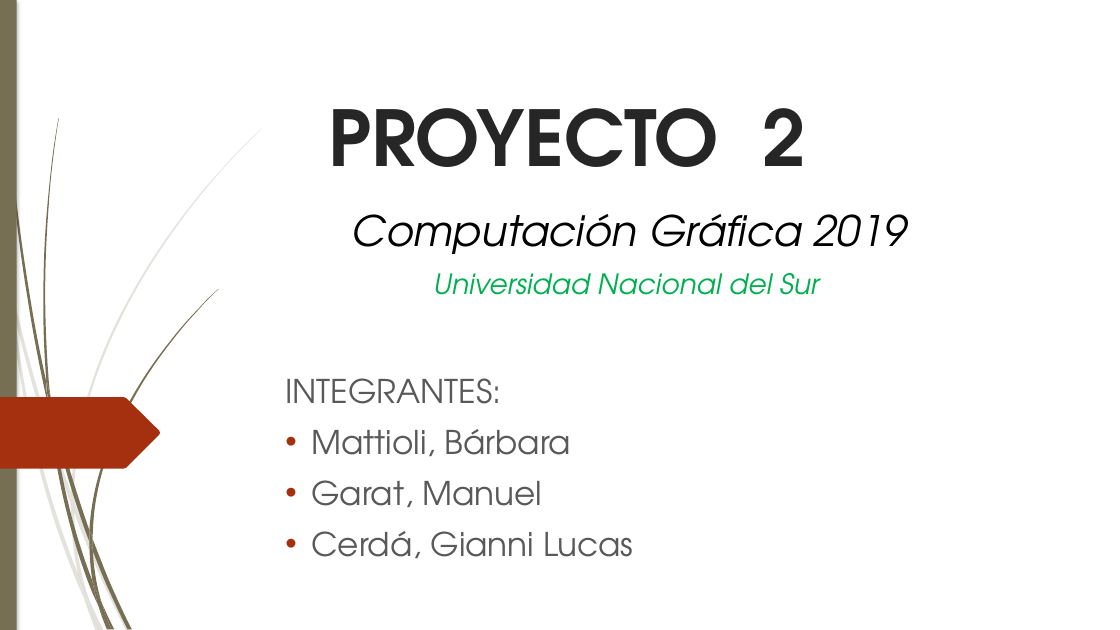
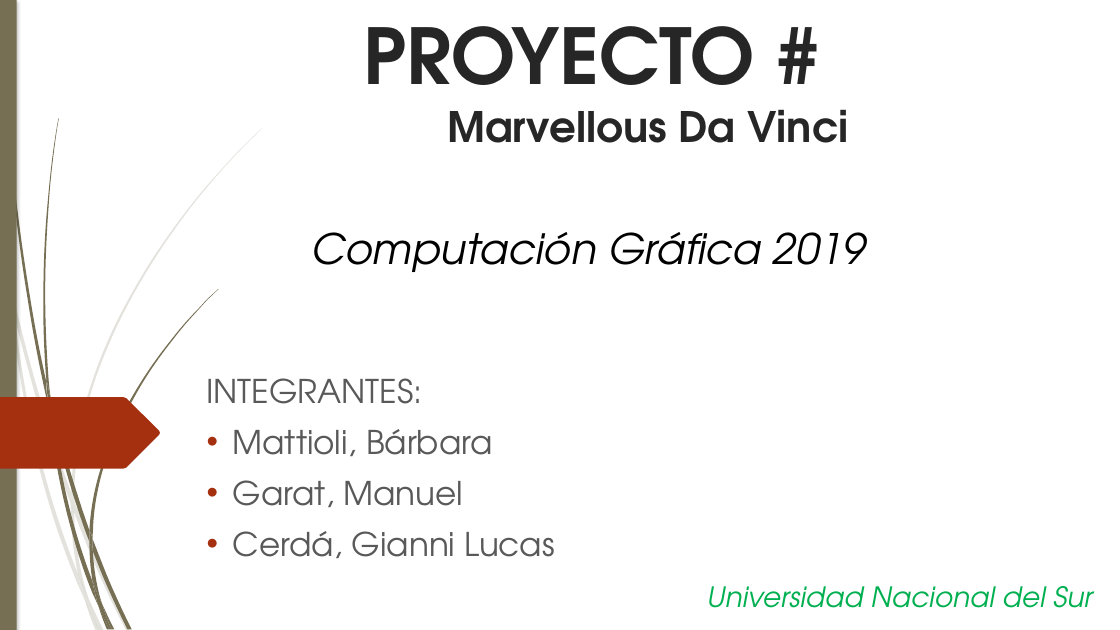
Before and after one commit to Barbmatt/Proyecto2, a slide deck: slide 1 of Presentación/Presentacion Proyecto 2.pptx. Drawn at 1120x630 pixels with LibreOffice and Linux fonts; fonts in the diff are those of the drawing. Boxes give left, top, right and bottom in pixels: in the first picture for what was removed or moved away, otherwise in the second. Text is boxed around its words. In the diff, an @@ line names an element or a change of style, - is before the commit and + after.

```diff
--- a/Presentación/Presentacion Proyecto 2.pptx
+++ b/Presentación/Presentacion Proyecto 2.pptx
@@ text at box(363, 26, 849, 143): text changed; size 66 to 36 pt @@
-PROYECTO 2
+PROYECTO #
+Marvellous Da Vinci
@@ freeform shape at box(71, 129, 262, 501): outline redrawn @@
@@ text "Computación Gráfica 2019": place and size @@
-text "Computación Gráfica 2019" at box(352, 214, 907, 254)
+text "Computación Gráfica 2019" at box(311, 232, 866, 272)
@@ freeform shape at box(89, 289, 218, 539): outline redrawn @@
@@ text "INTEGRANTES:": place and size @@
-text "INTEGRANTES:" at box(285, 378, 633, 558)
+text "INTEGRANTES:" at box(206, 378, 555, 558)
@@ text "Universidad Nacional del Sur": place and size @@
-text "Universidad Nacional del Sur" at box(433, 273, 819, 295)
+text "Universidad Nacional del Sur" at box(707, 586, 1092, 608)
```
Also in this commit, not shown: 14 other slides changed, 1 slide added, 1 slide removed, 2 other files.
